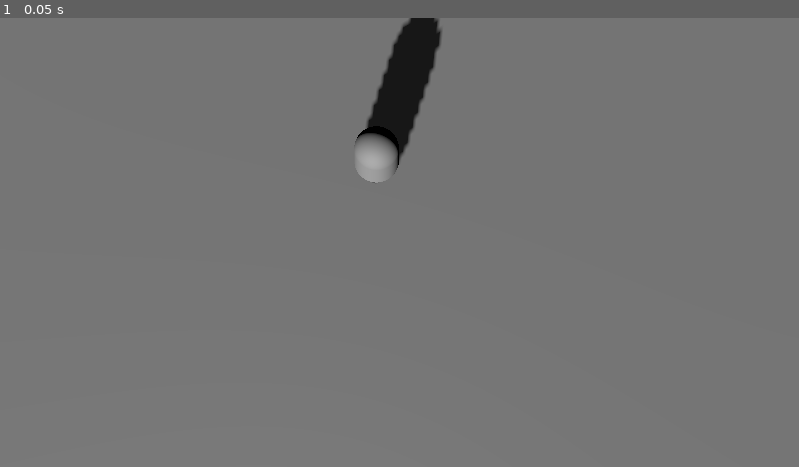
Above: before the commit, frame 1.
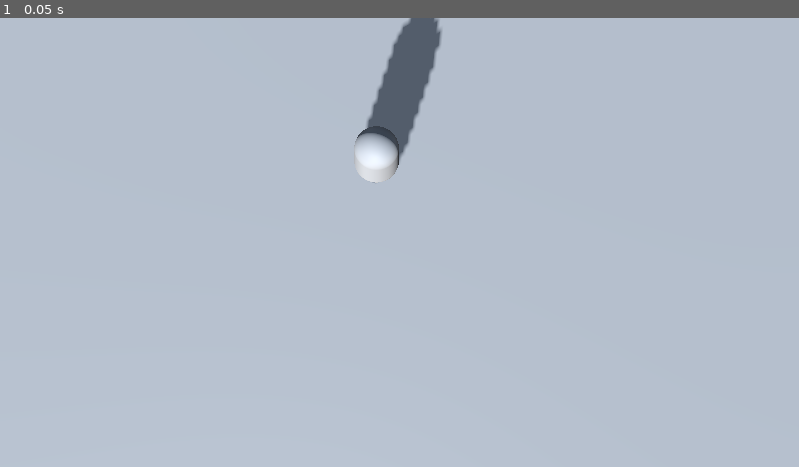
Above: after the commit, the same moment.

Repository: dane-johnson/byog-2024
Game: Godot game, scene res://levels/Main.tscn
Two runs of this game, one before a commit and one after it. Both use one fixed random seed, a clock stepped at 60 frames per second and the inputs below.
Inputs:
- Up to frame 1 (0.05 s): no input

The runs differ from the first frame. In frame 1, 100% of the frame differs, in the area x 0-100%, y 0-100%.

Commit message:
Set up environment, sky, ambient light etc

Diff:
--- a/godot/levels/Main.tscn
+++ b/godot/levels/Main.tscn
@@ -1,6 +1,17 @@
-[gd_scene load_steps=2 format=3 uid="uid://chujotv2ya5ia"]
+[gd_scene load_steps=5 format=3 uid="uid://chujotv2ya5ia"]
 
 [sub_resource type="CapsuleMesh" id="CapsuleMesh_xuolb"]
+
+[sub_resource type="ProceduralSkyMaterial" id="ProceduralSkyMaterial_tcorm"]
+use_debanding = false
+
+[sub_resource type="Sky" id="Sky_blei7"]
+sky_material = SubResource("ProceduralSkyMaterial_tcorm")
+
+[sub_resource type="Environment" id="Environment_7ok4j"]
+background_mode = 2
+sky = SubResource("Sky_blei7")
+ambient_light_color = Color(1, 1, 1, 1)
 
 [node name="World" type="Node3D"]
 
@@ -10,8 +21,8 @@
 size = 10.0
 
 [node name="Ground" type="CSGBox3D" parent="."]
-transform = Transform3D(1, 0, 0, 0, 1, 0, 0, 0, 1, -20.9677, -0.257812, -3.84062)
-size = Vector3(131.833, 0.484375, 94.6484)
+transform = Transform3D(1, 0, 0, 0, 1, 0, 0, 0, 1, -0.646349, -0.257812, -1.31793)
+size = Vector3(95.6193, 0.484375, 89.603)
 
 [node name="SizeReference" type="MeshInstance3D" parent="."]
 transform = Transform3D(1, 0, 0, 0, 1, 0, 0, 0, 1, 0, 1, 0)
@@ -19,10 +30,13 @@
 
 [node name="Sun" type="DirectionalLight3D" parent="."]
 transform = Transform3D(0.888222, -0.45821, 0.0332378, 0.394979, 0.798594, 0.454136, -0.234633, -0.390245, 0.890312, 0, 40.8759, 0)
-light_energy = 1.33
+light_energy = 1.5
 shadow_enabled = true
 shadow_opacity = 0.95
 shadow_blur = 2.885
 directional_shadow_split_1 = 0.008
 directional_shadow_split_2 = 0.252
 directional_shadow_split_3 = 0.655
+
+[node name="WorldEnvironment" type="WorldEnvironment" parent="."]
+environment = SubResource("Environment_7ok4j")
